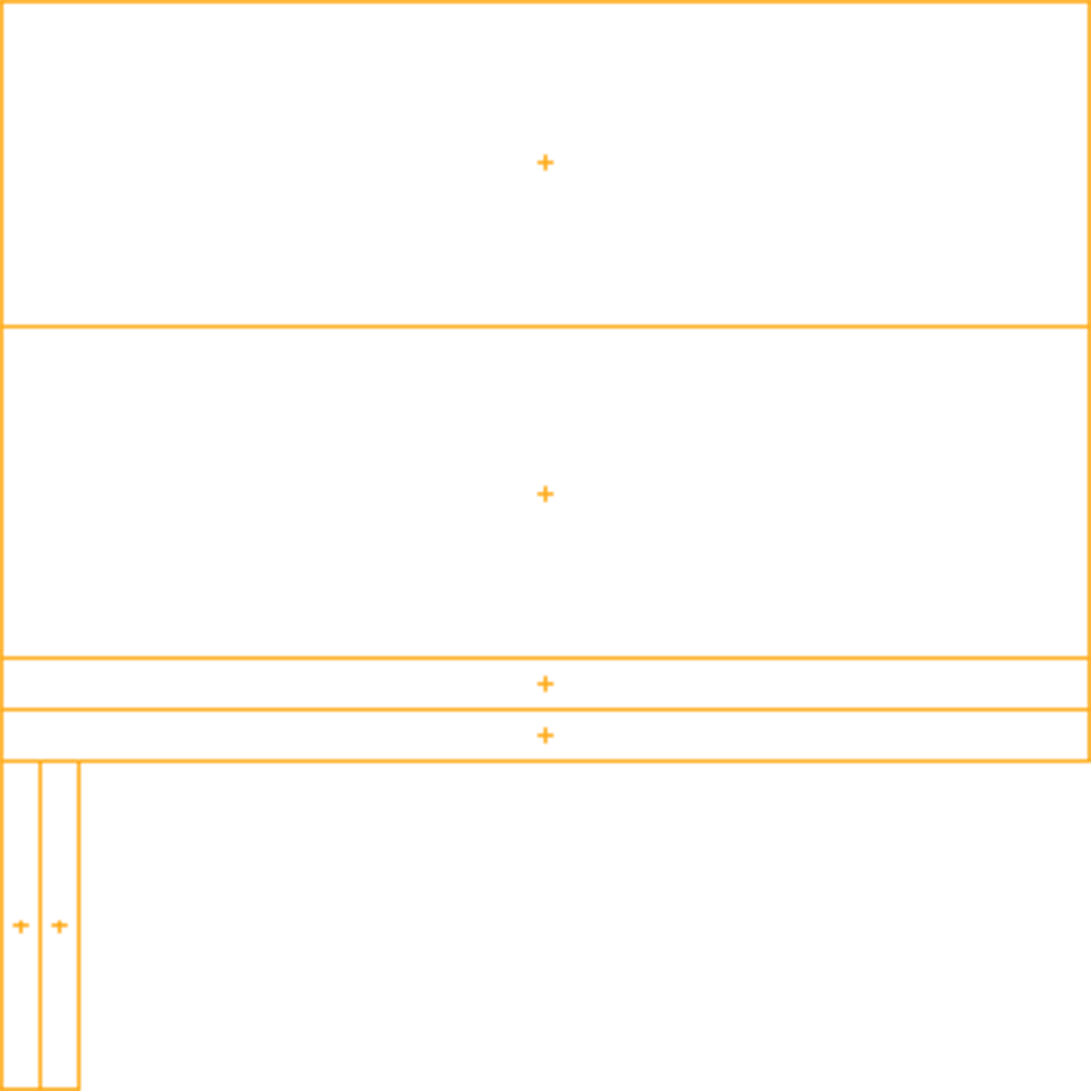
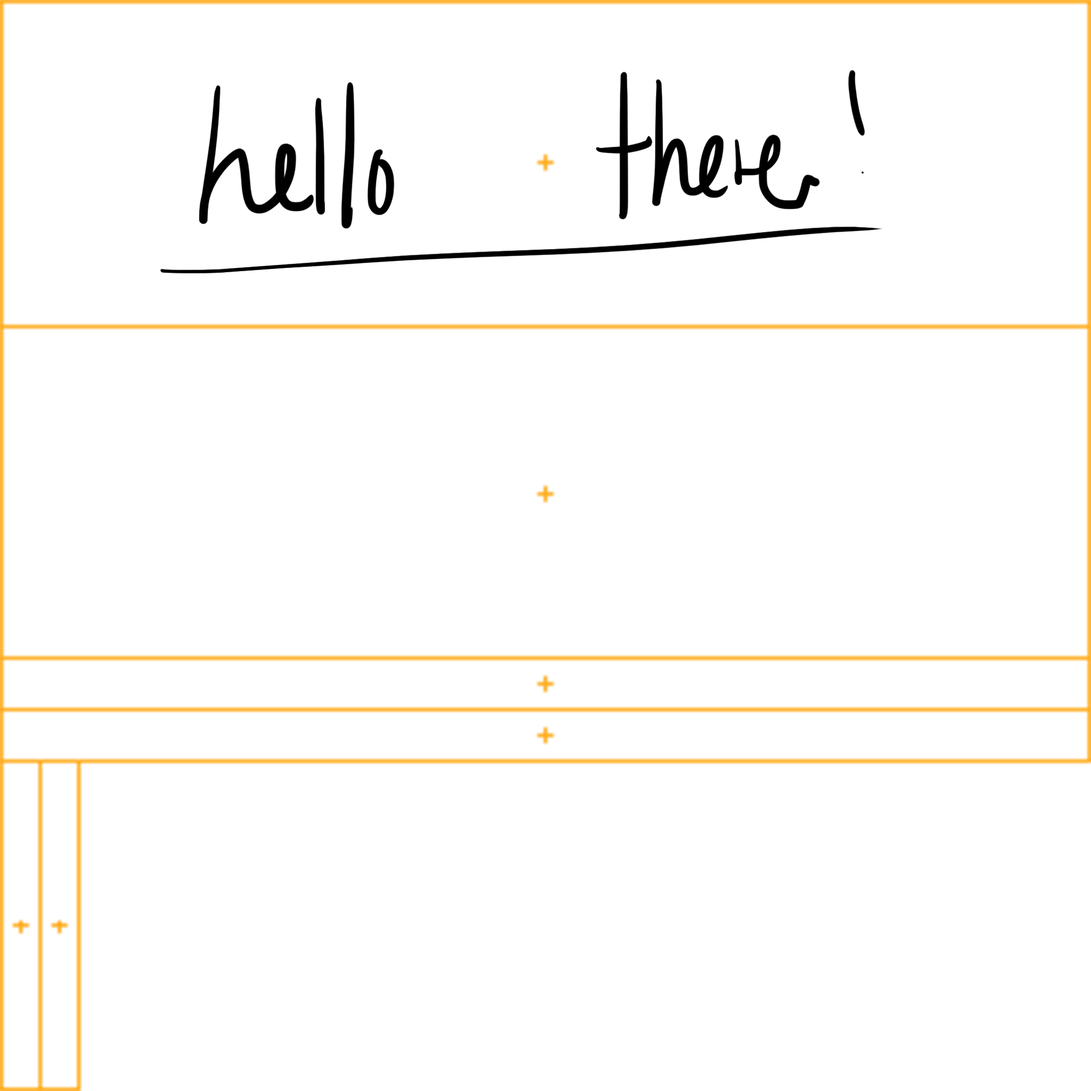
Layers edited between the first and the second 1091 × 1091 image:
added layer "Layer 2" above "Layer 1" over [159, 69, 884, 274]
